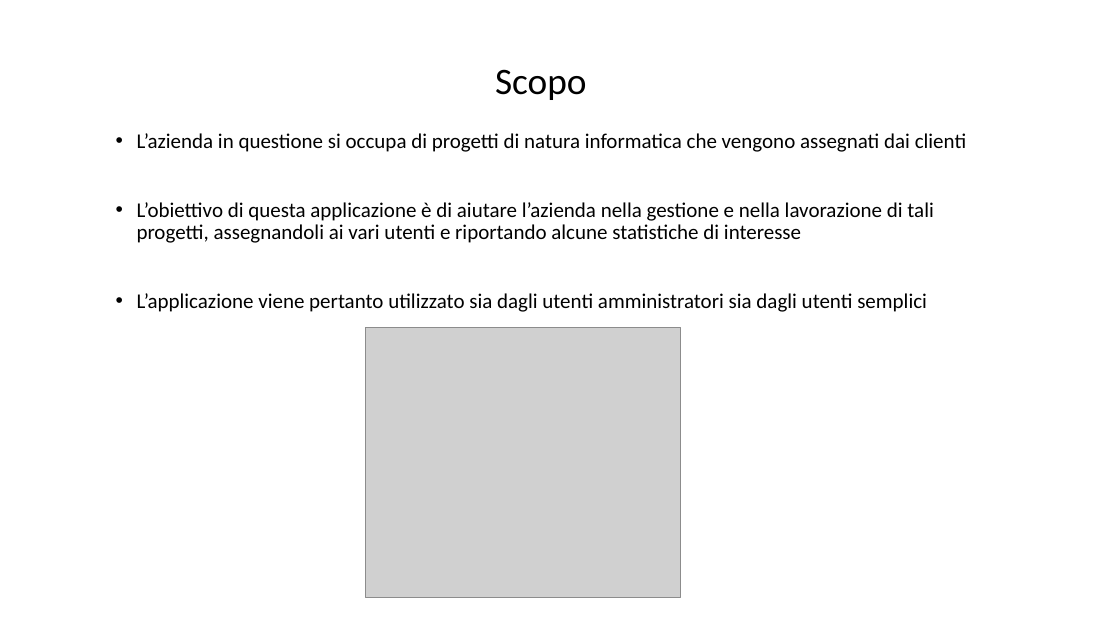
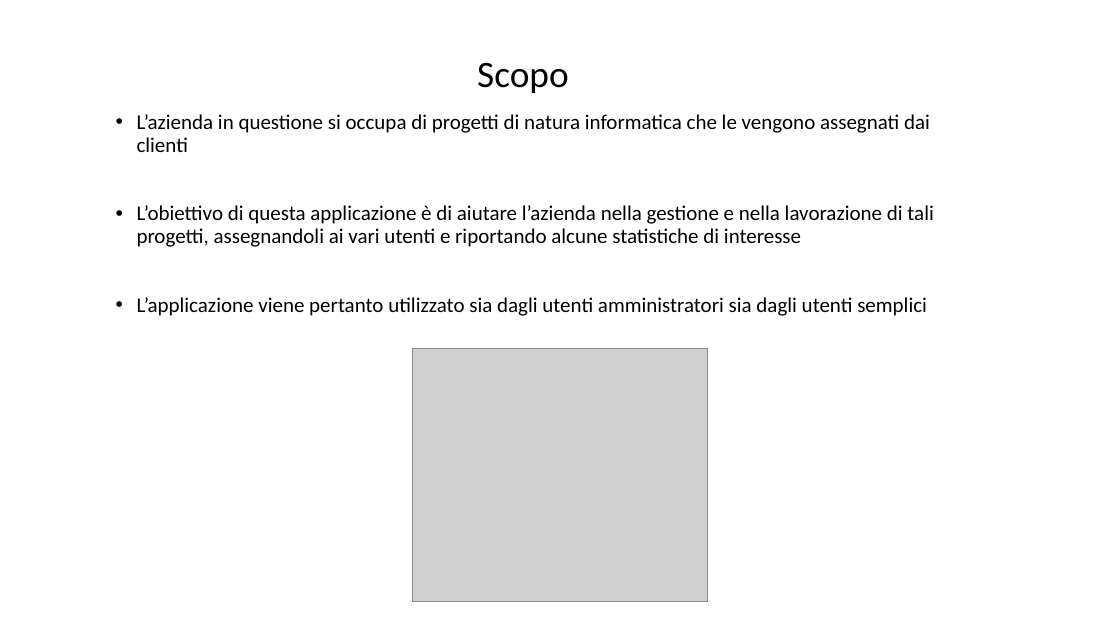
Before and after one commit to Ch3n99/Tecnologie_web, a slide deck: slide 3 of tw.pptx. Drawn at 1120x630 pixels with LibreOffice and Linux fonts; fonts in the diff are those of the drawing; grey boxes stand for pictures. Boxes give left, top, right and bottom in pixels: in the first picture for what was removed or moved away, otherwise in the second. Text is boxed around its words. In the diff, an @@ line names an element or a change of style, - is before the commit and + after.

```diff
--- a/tw.pptx
+++ b/tw.pptx
@@ title "Scopo": place and size @@
-title "Scopo" at bbox=[495, 69, 587, 100]
+title "Scopo" at bbox=[477, 62, 569, 93]
@@ text "L’azienda in questione si occupa ...": place and size @@
-text "L’azienda in questione si occupa ..." at bbox=[137, 133, 966, 312]
+text "L’azienda in questione si occupa ..." at bbox=[137, 114, 933, 316]
@@ text at bbox=[137, 114, 930, 152]: text changed @@
-• L’azienda in questione si occupa di progetti di natura informatica che vengono assegnati dai clienti
+• L’azienda in questione si occupa di progetti di natura informatica che le vengono assegnati dai clienti
@@ picture: place and size @@
-picture at bbox=[365, 327, 681, 597]
+picture at bbox=[413, 349, 708, 602]
```
Also in this commit, not shown: 3 other slides changed, 17 other files.
